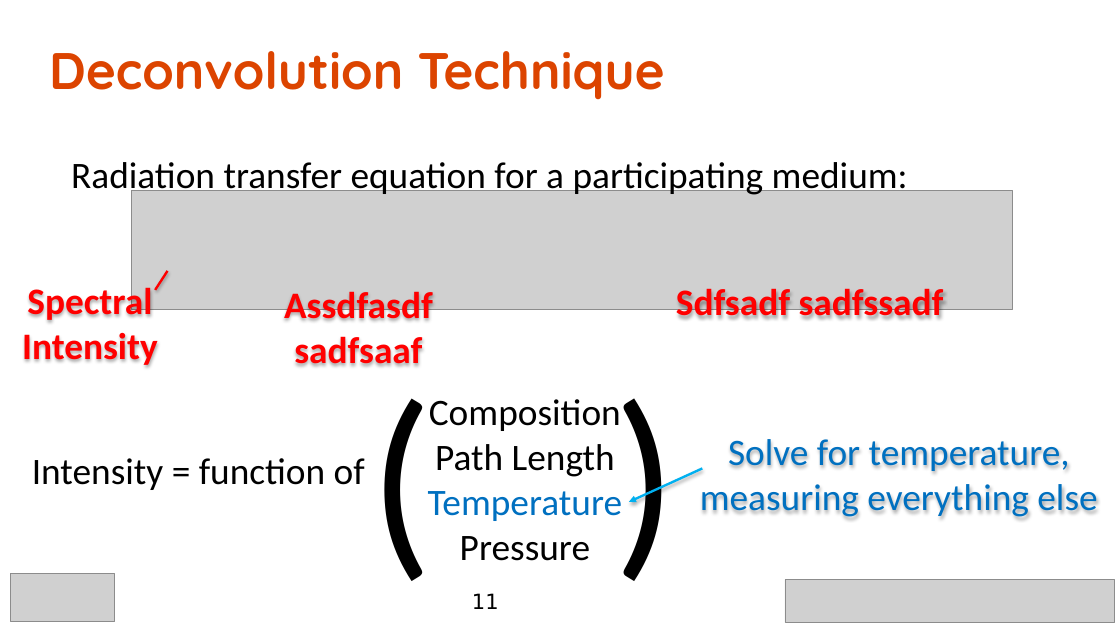
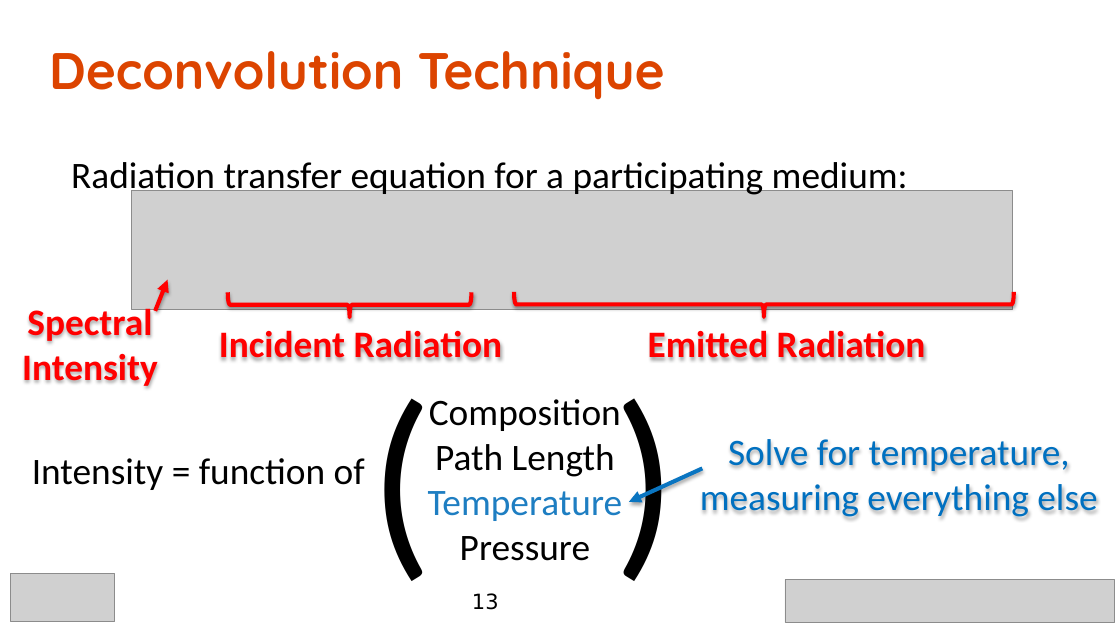
Before and after one commit to caplanda/Spark-Kernels-SciTech-Presentation, a slide deck: slide 13 of Spark Kernels v2.pptx (slide 11 before the commit). Drawn at 1120x630 pixels with LibreOffice and Linux fonts; fonts in the diff are those of the drawing; grey boxes stand for pictures; background and template pictures are left out. Boxes give left, top, right and bottom in pixels: in the first picture for what was removed or moved away, otherwise in the second. Text is boxed around its words. In the diff, an @@ line names an element or a change of style, - is before the commit and + after.

```diff
--- a/Spark Kernels v2.pptx
+++ b/Spark Kernels v2.pptx
@@ right brace added at (x1=228, y1=292, x2=471, y2=318), outline #FF0000 3.5 pt @@
@@ right brace added at (x1=514, y1=292, x2=1014, y2=317), outline #FF0000 3.5 pt @@
@@ callout "Spectral Intensity" moved from (x1=6, y1=288, x2=173, y2=355) to (x1=6, y1=309, x2=173, y2=376) @@
@@ callout "Spectral Intensity" at (x1=6, y1=309, x2=173, y2=376): outline #FF0000 2 pt to #FF0000 3.5 pt; proportions changed @@
@@ callout "Incident Radiation" resized from (x1=263, y1=292, x2=454, y2=360) to (x1=194, y1=309, x2=528, y2=376) @@
@@ callout "Emitted Radiation" moved from (x1=632, y1=267, x2=988, y2=334) to (x1=608, y1=309, x2=965, y2=376) @@
@@ text in callout at (x1=219, y1=331, x2=503, y2=361): text changed @@
-Assdfasdf sadfsaaf
+Incident Radiation
@@ text in callout at (x1=648, y1=331, x2=926, y2=361): text changed @@
-Sdfsadf sadfssadf
+Emitted Radiation
@@ callout "Solve for temperature, measuring everything ..." at (x1=684, y1=419, x2=1115, y2=526): outline #00B0F0 2 pt to #0A75C1 3.5 pt @@
@@ text at (x1=428, y1=491, x2=623, y2=521): text colour #0070C0 to #1E7EC2 in "Temperature" @@
@@ page number at (x1=472, y1=593, x2=499, y2=610): text changed @@
-11
+13
```
Also in this commit, not shown: 9 other slides changed, 2 slides added, 4 slides removed, 27 other files.
